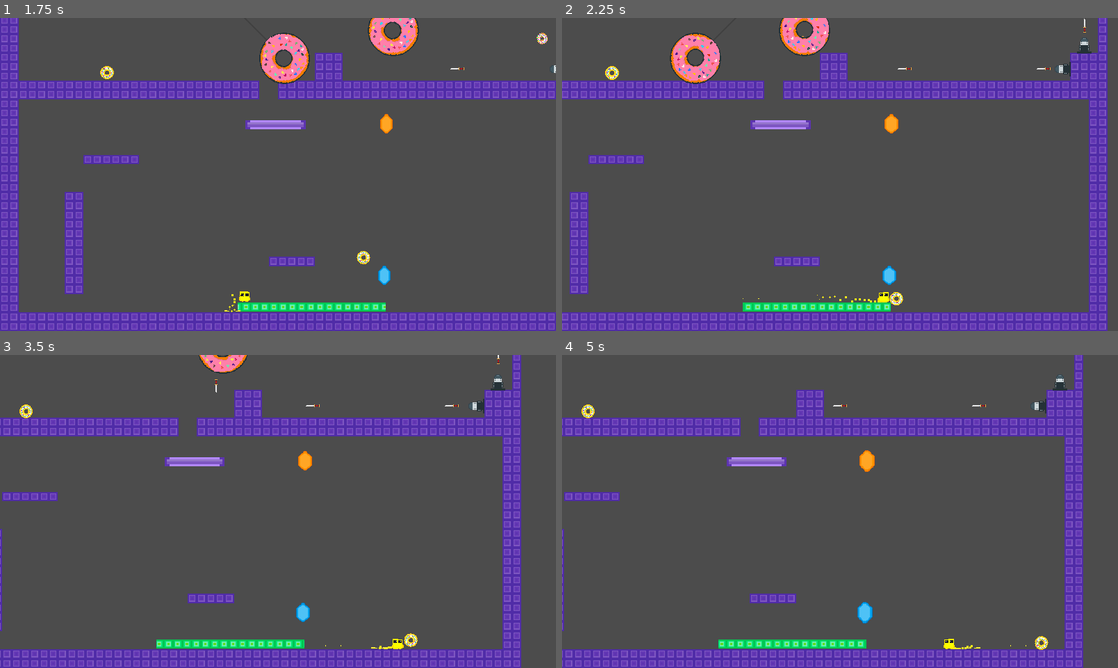
Above: before the commit, frames 1-4 (two rows, left to right).
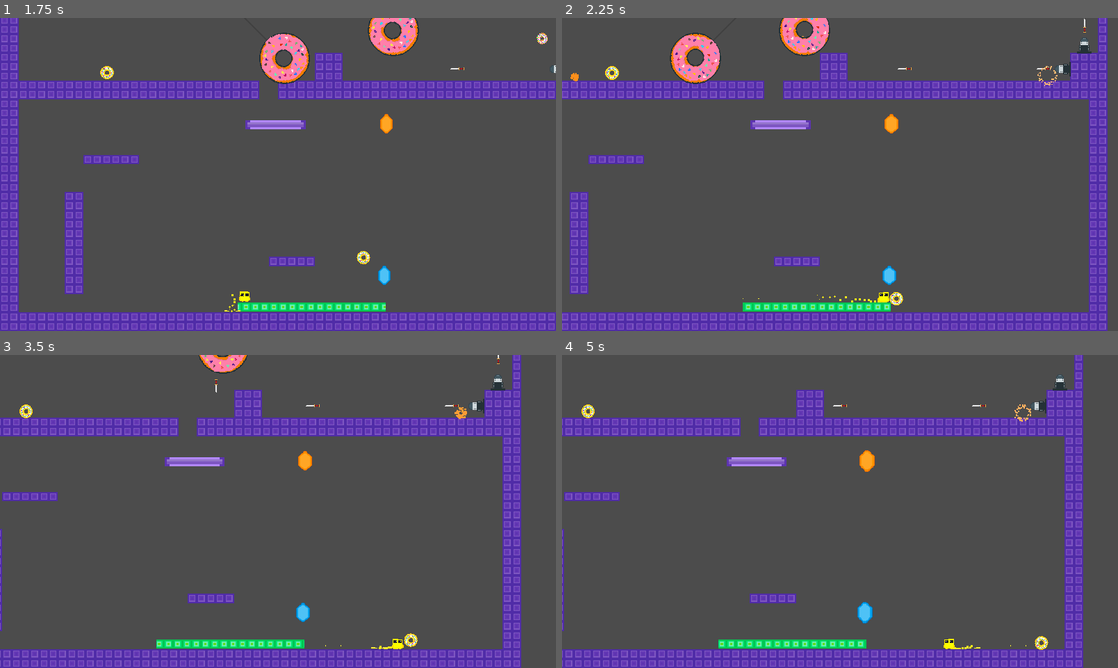
Above: after the commit, the same moments.

Repository: davidyush/Butterman
Game: Godot game, scene res://src/Levels/LevelExample.tscn
The game is run twice, just before and just after one commit, with the same random seed, the same clock (stepped at 60 frames per second) and the same inputs. This scene is started directly instead of the project's main scene.
Inputs:
- Up to frame 1 (1.75 s): hold Right (move_right) from 0.53 s (still down); tap Space (jump) at 0.77, 1.52 s
- Up to frame 2 (2.25 s): release Right (move_right) at 2.03 s; hold Left (move_left) from 2.03 s (still down)
- Up to frame 3 (3.5 s): release Left (move_left) at 2.78 s; hold Right (move_right) from 2.78 s (still down); tap Space (jump) at 3.02 s
- Up to frame 4 (5 s): tap Space (jump) at 3.77, 4.52 s; release Right (move_right) at 4.28 s; hold Left (move_left) from 4.28 s (still down)

Frame 1 is identical in both runs. In frame 2, less than 0.1% of the frame differs, in the area x 1-90%, y 15-22%; in frame 3, less than 0.1%; in frame 4, less than 0.1%.

Commit message:
added doughnut explosion

Diff:
--- a/src/Objects/Doughnut/Doughnut.gd
+++ b/src/Objects/Doughnut/Doughnut.gd
@@ -1,4 +1,6 @@
 extends Area2D
+
+onready var DoughnutExp = preload("res://src/Objects/Doughnut/DoughnutExp.tscn")
 
 var velocity := Vector2.ZERO
 var direction := Vector2.ZERO
@@ -20,6 +22,7 @@
 
 
 func _on_Doughnut_body_entered(body: Node) -> void:
+    Utils.instance_scene_on_main(DoughnutExp, global_position)
     if body.name == 'Player':
         body.die()
     queue_free()
--- a/src/Objects/Doughnut/Doughnut.tscn
+++ b/src/Objects/Doughnut/Doughnut.tscn
@@ -27,7 +27,6 @@
 script = ExtResource( 2 )
 
 [node name="Sprite" type="Sprite" parent="."]
-rotation = 6.28319
 texture = ExtResource( 1 )
 
 [node name="CollisionShape2D" type="CollisionShape2D" parent="."]
--- /dev/null
+++ b/src/Objects/Doughnut/DoughnutExp.gd
@@ -0,0 +1,4 @@
+extends Particles2D
+
+func _on_Timer_timeout() -> void:
+    queue_free()
--- /dev/null
+++ b/src/Objects/Doughnut/DoughnutExp.tscn
@@ -0,0 +1,42 @@
+[gd_scene load_steps=7 format=2]
+
+[ext_resource path="res://src/Objects/Doughnut/DoughnutExp.gd" type="Script" id=1]
+
+[sub_resource type="Gradient" id=1]
+colors = PoolColorArray( 1, 0.527992, 0.0255319, 1, 1, 1, 1, 1 )
+
+[sub_resource type="GradientTexture" id=2]
+gradient = SubResource( 1 )
+
+[sub_resource type="Curve" id=3]
+_data = [ Vector2( 0, 1 ), 0.0, 0.0, 0, 0, Vector2( 1, 0.232456 ), 0.0, 0.0, 0, 0 ]
+
+[sub_resource type="CurveTexture" id=4]
+curve = SubResource( 3 )
+
+[sub_resource type="ParticlesMaterial" id=5]
+emission_shape = 2
+emission_box_extents = Vector3( 3, 3, 3 )
+flag_disable_z = true
+direction = Vector3( 1, 1, 1 )
+spread = 180.0
+gravity = Vector3( 1, 1, 1 )
+initial_velocity = 50.0
+orbit_velocity = 0.0
+orbit_velocity_random = 0.0
+scale = 3.0
+scale_curve = SubResource( 4 )
+color_ramp = SubResource( 2 )
+
+[node name="DoughnutExp" type="Particles2D"]
+amount = 60
+lifetime = 0.6
+explosiveness = 1.0
+randomness = 1.0
+process_material = SubResource( 5 )
+script = ExtResource( 1 )
+
+[node name="Timer" type="Timer" parent="."]
+wait_time = 0.6
+autostart = true
+[connection signal="timeout" from="Timer" to="." method="_on_Timer_timeout"]
